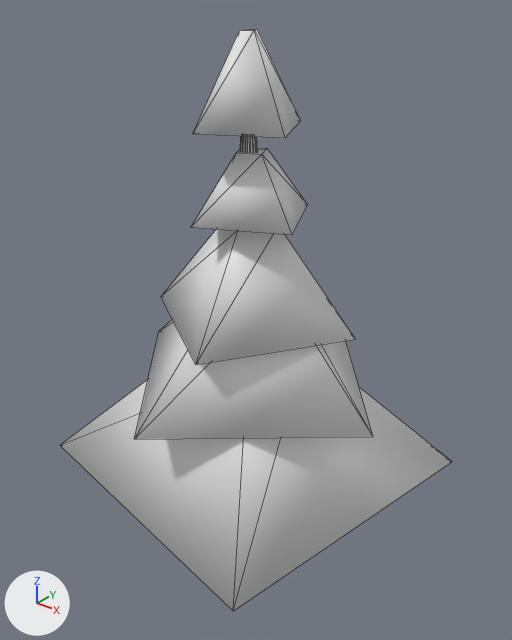
An edit to the COLLADA model Gravity Golf/Assets/Models/Tree 1.dae, drawn before and after from the same camera.
Rendered twice from a camera (50 mm lens) standing at (5.29, -6.53, 7.03) and looking at (-0.01, 0.1, 2.92). The axes (+X, +Y, +Z) are drawn at lower left. The lights are the same throughout. Mesh edges are drawn as thin lines.
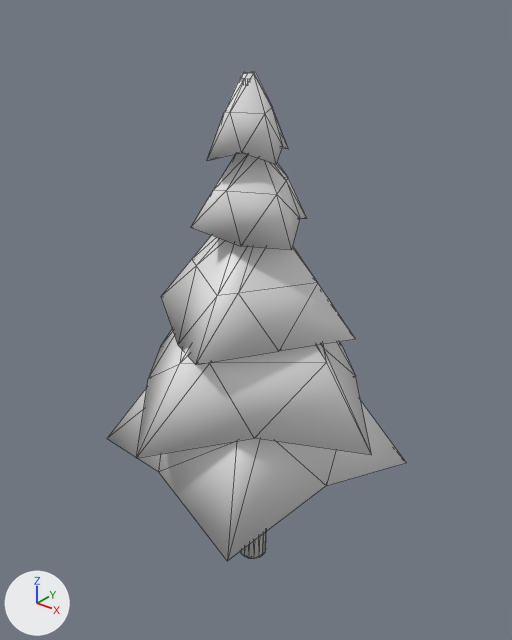
Where the change shows, as pixel boxes (x1, y1, x2, y2) in the pictures (512 x 640 px):
'Cube', reshaped (24% narrower, 16% shorter): before (60, 29, 452, 611); after (107, 72, 406, 561)
part 1 of me_cube_001, rebuilt: before (60, 380, 452, 611); after (107, 387, 406, 561)
part 2 of me_cube_001, added: after (207, 72, 288, 164)
part 3 of me_cube_001, built on: before (135, 29, 373, 439); after (136, 153, 372, 458)

The change in detail:
me_cube_001 is used by ob_cube; location (0.0, 0.0, 0.0).
me_cube_001 had 40 vertices, 60 faces and spanned x -2.34..2.34, y -2.34..2.34, z 0.83..6.5.
me_cube_001 now has 130 vertices, 240 faces and spans x -2.0..2.0, y -2.0..2.0, z 0.88..6.05.
me_cube_001 part 1: the loose piece of 8 vertices spanning x -2.34..2.34, y -2.34..2.34, z 0.83..2.62 is rebuilt with 26 vertices and now spans x -1.86..1.86, y -1.86..1.86, z 0.88..2.79.
me_cube_001 part 2: a new loose piece of 26 vertices spanning x -0.54..0.54, y -0.59..0.49, z 5.14..6.05.
Part 3, on me_cube_001:
16 vertices are removed from x -2.0..2.0, y -2.0..2.0, z 2.1..6.5.
48 faces are deleted.
62 vertices are added at x -2.0..2.0, y -2.0..2.0, z 1.82..5.18.
144 new faces join them.
